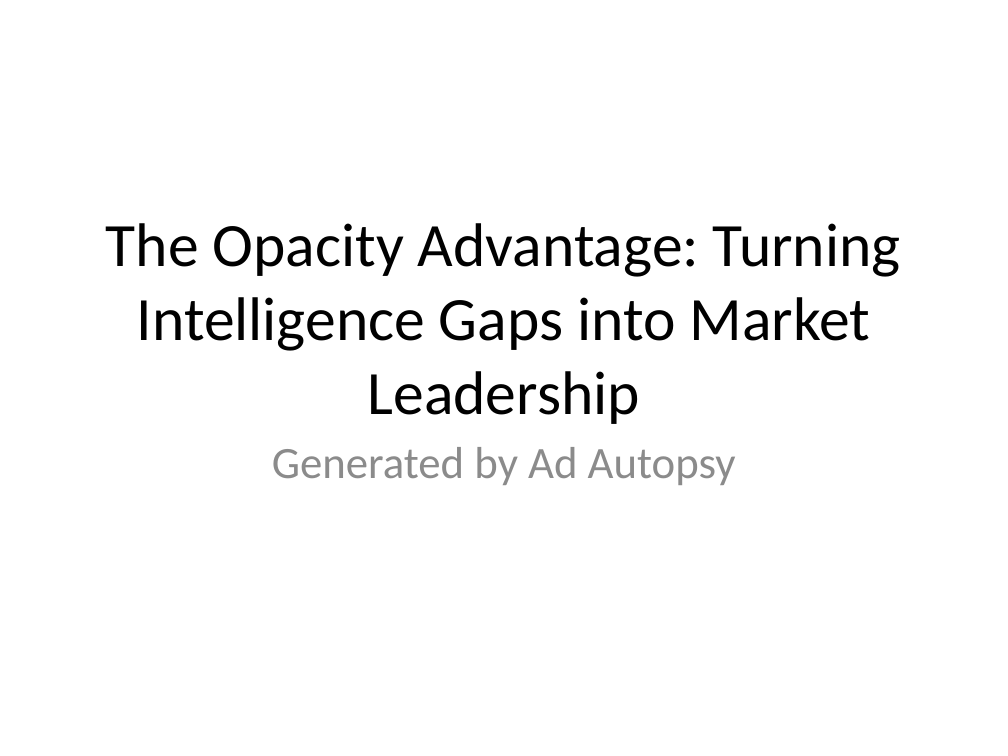
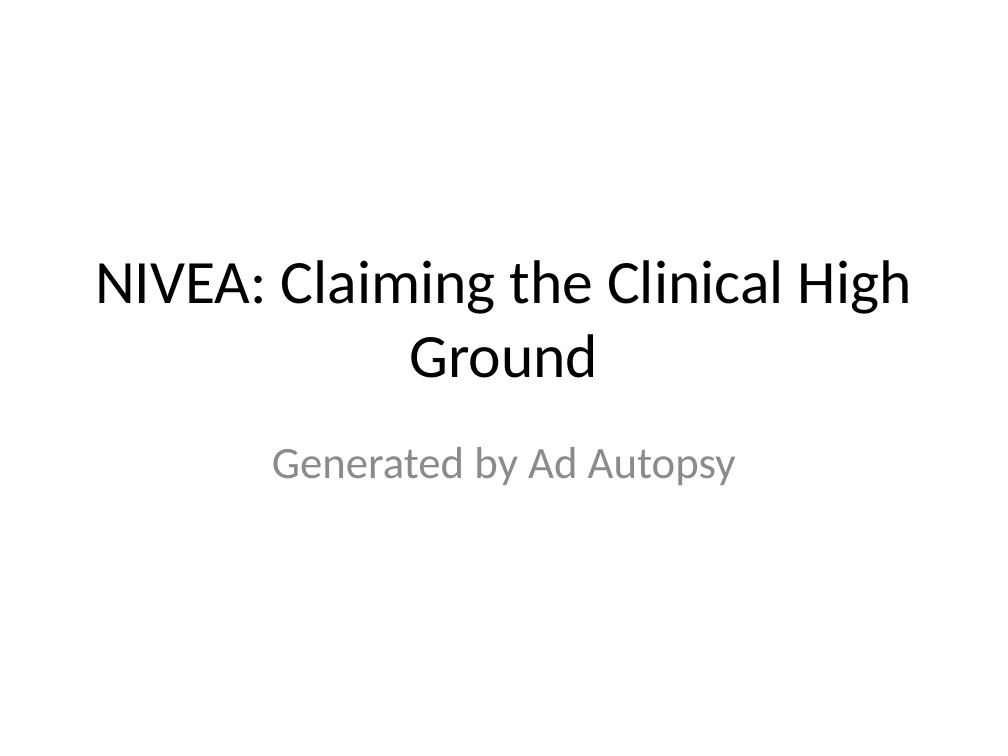
Before and after one commit to shreelakham/Ad-Autopsy, a slide deck: slide 1 of cache/pitch.pptx. Drawn at 1008x756 pixels with LibreOffice and Linux fonts; fonts in the diff are those of the drawing. Boxes give left, top, right and bottom in pixels: in the first picture for what was removed or moved away, otherwise in the second. Text is boxed around its words. In the diff, an @@ line names an element or a change of style, - is before the commit and + after.

```diff
--- a/cache/pitch.pptx
+++ b/cache/pitch.pptx
@@ title at <box>95,260,912,378</box>: text changed @@
-The Opacity Advantage: Turning Intelligence Gaps into Market Leadership
+NIVEA: Claiming the Clinical High Ground
```
Also in this commit, not shown: 5 slides added, 4 slides removed, 10 other files.
